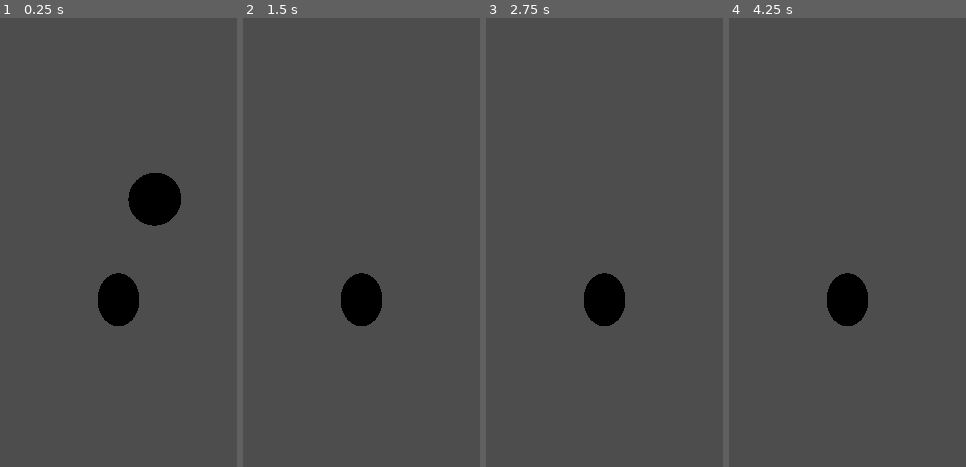
Above: before the commit, frames 1-4 (left to right).
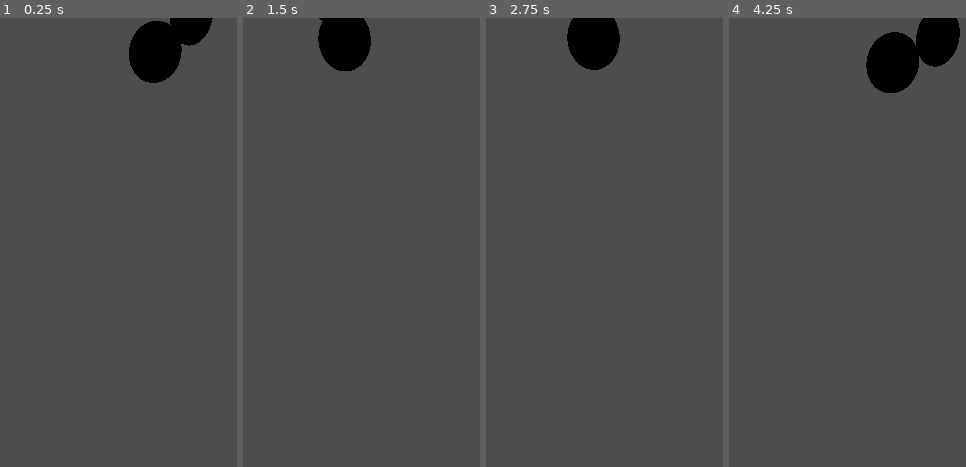
Above: after the commit, the same moments.

Repository: gavinsf/double_pendulum
Game: Godot game, scene res://root.tscn
Same seed, same stepped clock (60 frames per second), same inputs: the game is played once before the commit and once after it.
Inputs:
- Up to frame 1 (0.25 s): no input
- Up to frame 2 (1.5 s): no input
- Up to frame 3 (2.75 s): no input
- Up to frame 4 (4.25 s): no input

The runs differ from the first frame. In frame 1, 6.9% of the frame differs, in the area x 41-90%, y 0-69%; in frame 2, 3.9%; in frame 3, 3.8%; in frame 4, 5.7%.

Commit message:
Update ball_controller.gd

Diff:
--- a/double_pendulum/ball_controller.gd
+++ b/double_pendulum/ball_controller.gd
@@ -1,47 +1,49 @@
 extends Node3D
 
-var accel_1_x : float = 0
-var accel_1_y : float = 0
-var accel_2_x : float = 0
-var accel_2_y : float = 0
-var vel_1_x : float = 0
-var vel_1_y : float = 0
-var vel_2_x : float = 0
-var vel_2_y : float = 0
-var angle_1 : float
-var angle_2 : float
-var rope_length : float = 1
-var x_1 : float
-var y_1 : float
-var x_2 : float
-var y_2 : float
-var initial_angle : float
-var prev_pos : Vector3
+var angle_1 : float = 0.0
+var angle_2 : float = 0.0
+var rope_length_1 : float = 1.0  # Length of the first rope
+var rope_length_2 : float = 1.0  # Length of the second rope
+var gravity : float = 9.81
+var angular_velocity_1 : float = 0.0
+var angular_velocity_2 : float = 0.0
+var initial_angle_1 : float = PI / 3  # Starting angle for upper object (60 degrees)
+var initial_angle_2 : float = PI / 3  # Starting angle for lower object (60 degrees)
 
 @onready var upper_ball = $"Upper Ball"
 @onready var lower_ball = $"Lower Ball"
 @onready var anchor = $"Anchor"
 
-
 func _ready() -> void:
-	pass
+	angle_1 = initial_angle_1  # initial angle for the upper object
+	angle_2 = initial_angle_2  # initial angle for the lower object
 
 func _physics_process(delta: float) -> void:
-	x_1 = upper_ball.position.x
-	y_1 = upper_ball.position.y
-	x_2 = lower_ball.position.x
-	y_2 = lower_ball.position.y
+	# angular acceleration
+	var angular_acceleration_1 = (-gravity / rope_length_1) * sin(angle_1)
+	var angular_acceleration_2 = (-gravity / rope_length_2) * sin(angle_2)
 
-	angle_1 = asin(x_1/rope_length)
+	# Update angular velocities
+	angular_velocity_1 += angular_acceleration_1 * delta
+	angular_velocity_2 += angular_acceleration_2 * delta
 
-	accel_1_x = -9.81 * sin(angle_1)
-	accel_1_y = -9.81 * cos(angle_1)
+	# Updating angles
+	angle_1 += angular_velocity_1 * delta
+	angle_2 += angular_velocity_2 * delta
 
-	vel_1_x += accel_1_x / 60
-	vel_1_y += accel_1_y / 60
+	# position of the upper object
+	var x_1 = anchor.position.x + rope_length_1 * sin(angle_1)
+	var y_1 = anchor.position.y + rope_length_1 * cos(angle_1)
 
-	prev_pos = upper_ball.position
-	upper_ball.position = prev_pos + Vector3(vel_1_x/60, vel_1_y/60, 0)
+	# Update position of the upper
+	upper_ball.position = Vector3(x_1, y_1, 0)
 
-	print(x_1, accel_1_y, "		", angle_1)
-	pass
+	# position of lower ball based on upper object
+	var x_2 = x_1 + rope_length_2 * sin(angle_2)
+	var y_2 = y_1 + rope_length_2 * cos(angle_2)
+
+	# Update lower
+	lower_ball.position = Vector3(x_2, y_2, 0)
+
+	print("Upper Ball Position:", upper_ball.position)
+	print("Lower Ball Position:", lower_ball.position)
